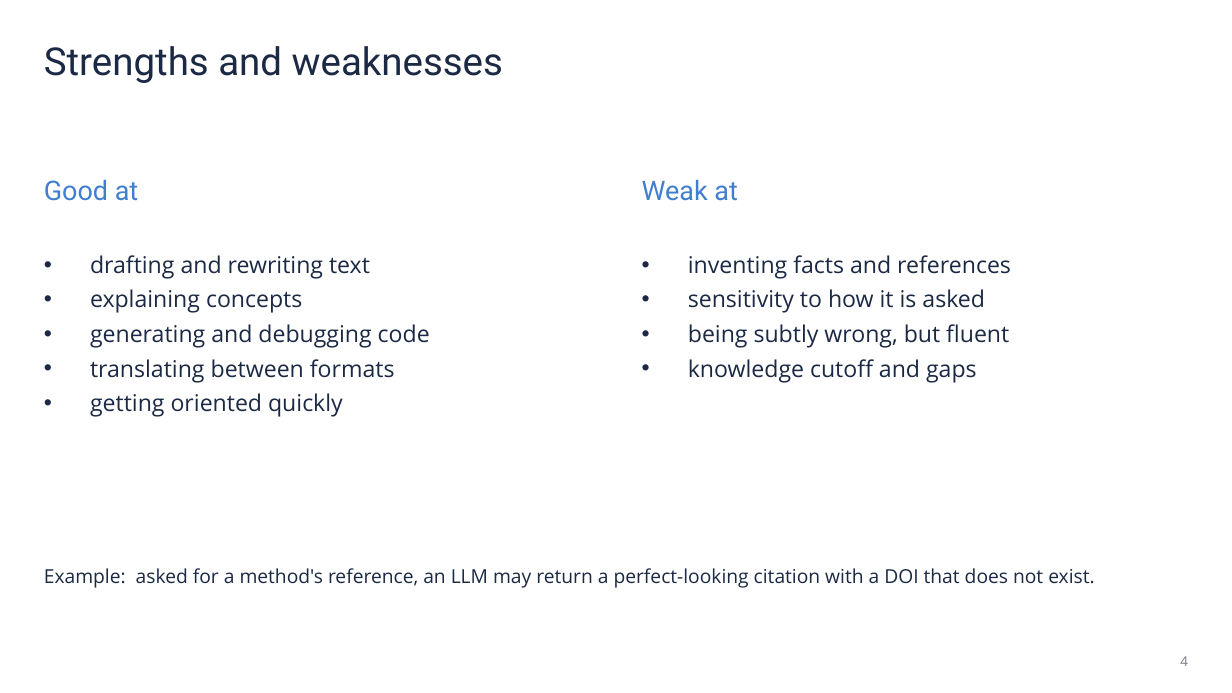
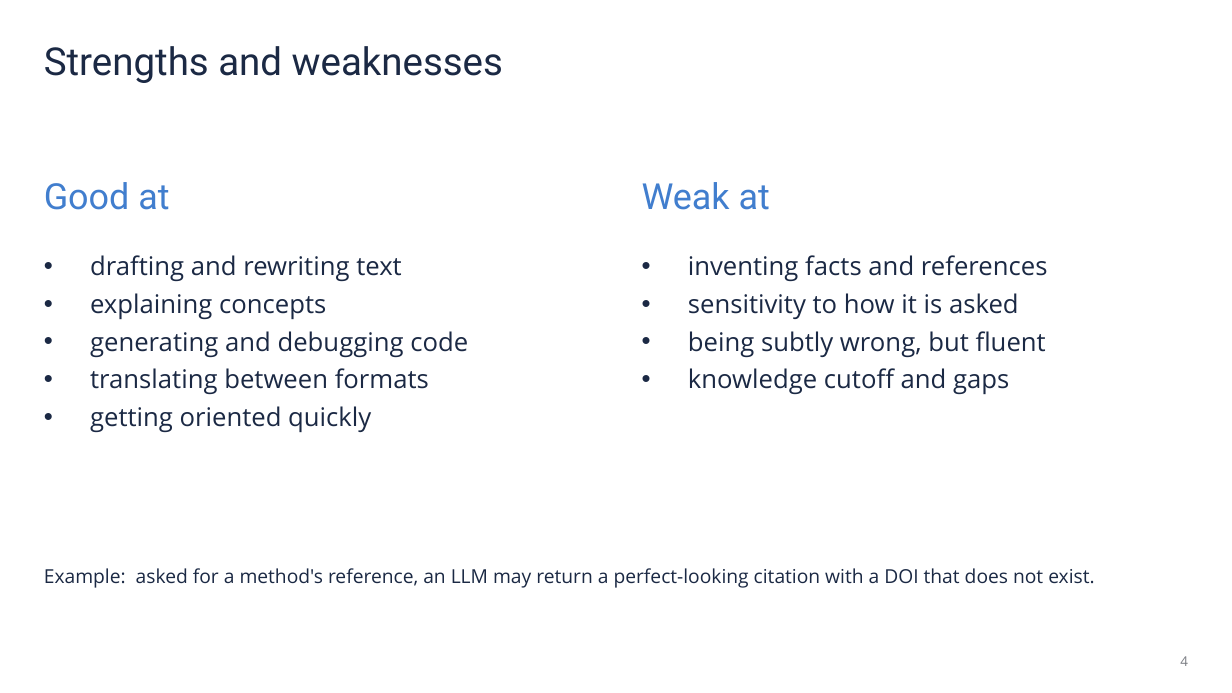
Before and after one commit to CompOmics/ML_AI_Analytical_Chemistry_Course, a slide deck: slide 2 of 05_LLM_Tools/slides/5_3_Part5_LLM_slides.pptx. Drawn at 1232x693 pixels with LibreOffice and Linux fonts; fonts in the diff are those of the drawing. Boxes give left, top, right and bottom in pixels: in the first picture for what was removed or moved away, otherwise in the second. Text is boxed around its words. In the diff, an @@ line names an element or a change of style, - is before the commit and + after.

```diff
--- a/05_LLM_Tools/slides/5_3_Part5_LLM_slides.pptx
+++ b/05_LLM_Tools/slides/5_3_Part5_LLM_slides.pptx
@@ text "Good at" at (44,182,169,210): size 21 to 28 pt @@
@@ text "Weak at" at (642,182,770,210): size 21 to 28 pt @@
@@ text "drafting and rewriting text" at (90,255,468,432): size 18 to 20 pt @@
@@ text "inventing facts and references" at (688,255,1048,394): size 18 to 20 pt @@
```
Also in this commit, not shown: 5 other slides changed.
